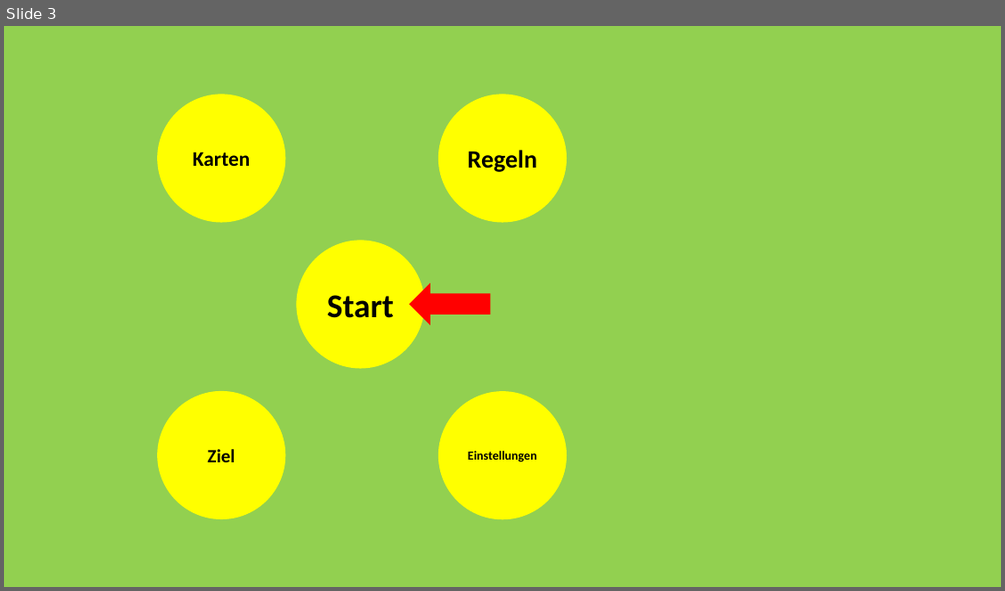
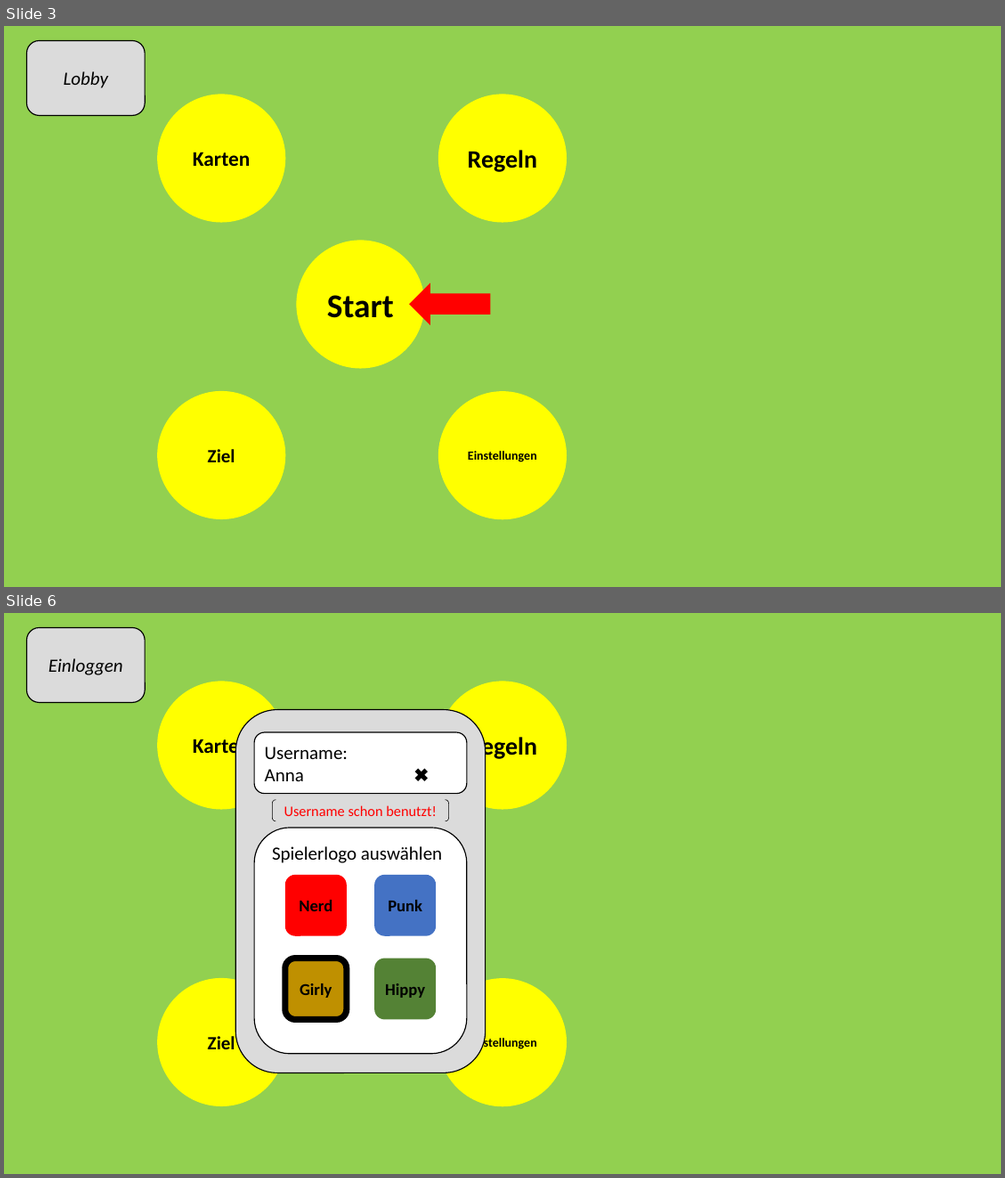
Before and after one commit to jnussbaum/TheBachelorsChaseGame, a slide deck: documents/Meilensteine/Meilenstein I/mockup.pptx. Shown one above the other, each under a label of ours: slide 3 before the commit, slides 3 and 6 after it; the slides between them are not shown. The pictures are 1005x591 and 1005x1178 pixels, drawn with LibreOffice and Linux fonts; fonts in the diff are those of the drawing. Boxes give left, top, right and bottom in pixels: in the first picture for what was removed or moved away, otherwise in the second. Text is boxed around its words. In the diff, an @@ line names an element or a change of style, - is before the commit and + after.

```diff
--- a/documents/Meilensteine/Meilenstein I/mockup.pptx
+++ b/documents/Meilensteine/Meilenstein I/mockup.pptx
@@ slide 6 added at [4, 613, 1001, 1174], background #FFFFFF @@
@@ rectangle added at [4, 613, 1001, 1174], fill #92D050, outline #92D050 1 pt @@
@@ rounded rectangle added at [26, 628, 145, 703], fill #DBDBDB, outline #000000 1 pt, 18 pt, text #000000, italic @@
+Einloggen
@@ ellipse added at [158, 682, 285, 809], fill #FFFF00, outline #FFFF00 1 pt, 20 pt, text #000000, bold @@
+Karten
@@ ellipse added at [439, 682, 566, 809], fill #FFFF00, outline #FFFF00 1 pt, 24 pt, text #000000, bold @@
+Regeln
@@ bracket pair added at [273, 800, 449, 821], outline #000000 0.5 pt, 14 pt, text #FF0000 @@
+Username schon benutzt!
@@ group added at [235, 709, 485, 1073]: 7 rounded rectangles @@
+Username:
+Anna ✖
+Spielerlogo auswählen
+Nerd
+Girly
+Punk
+Hippy
@@ ellipse added at [158, 979, 285, 1106], fill #FFFF00, outline #FFFF00 1 pt, 18 pt, text #000000, bold @@
+Ziel
@@ ellipse added at [439, 979, 566, 1106], fill #FFFF00, outline #FFFF00 1 pt, 12 pt, text #000000, bold @@
+Einstellungen
@@ slide 3 changed as well @@
@@ rounded rectangle added at [26, 41, 145, 116], fill #DBDBDB, outline #000000 1 pt, 18 pt, text #000000, italic @@
+Lobby
```
Also in this commit, not shown: 6 other slides changed, 7 other slides added.
